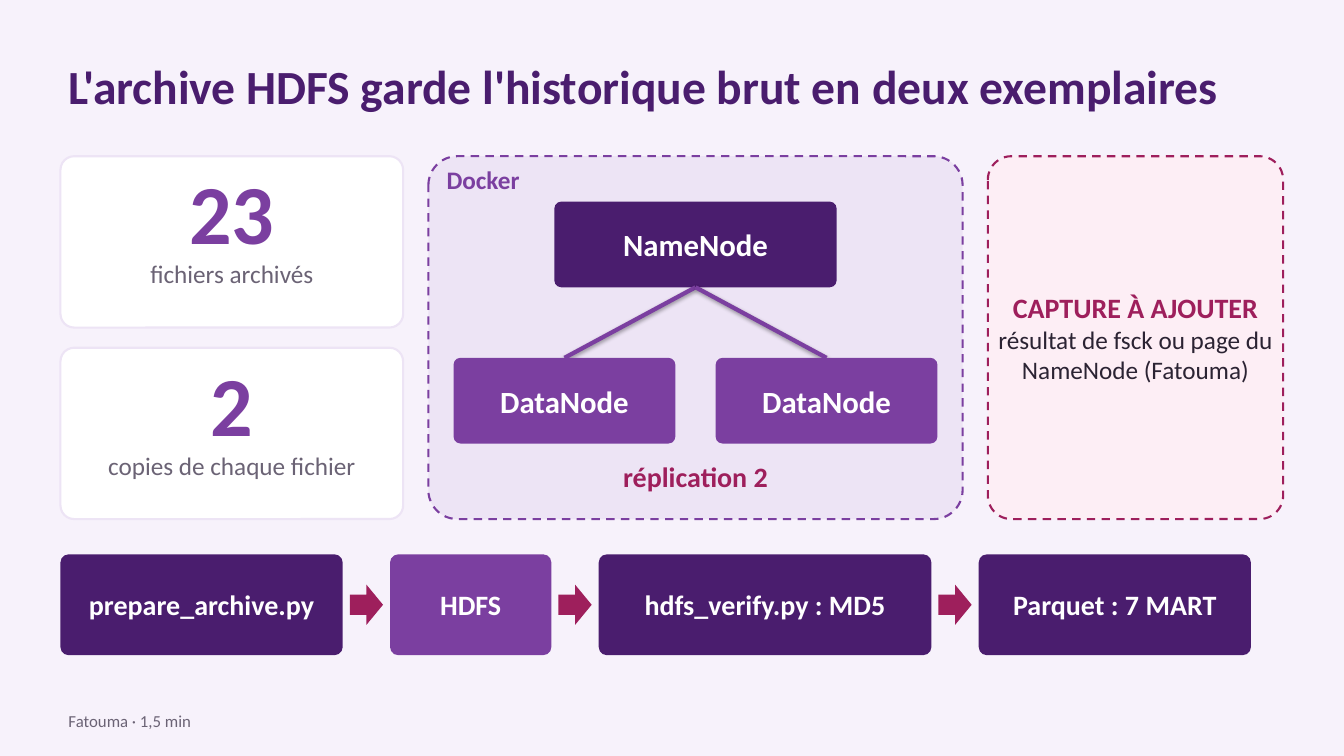
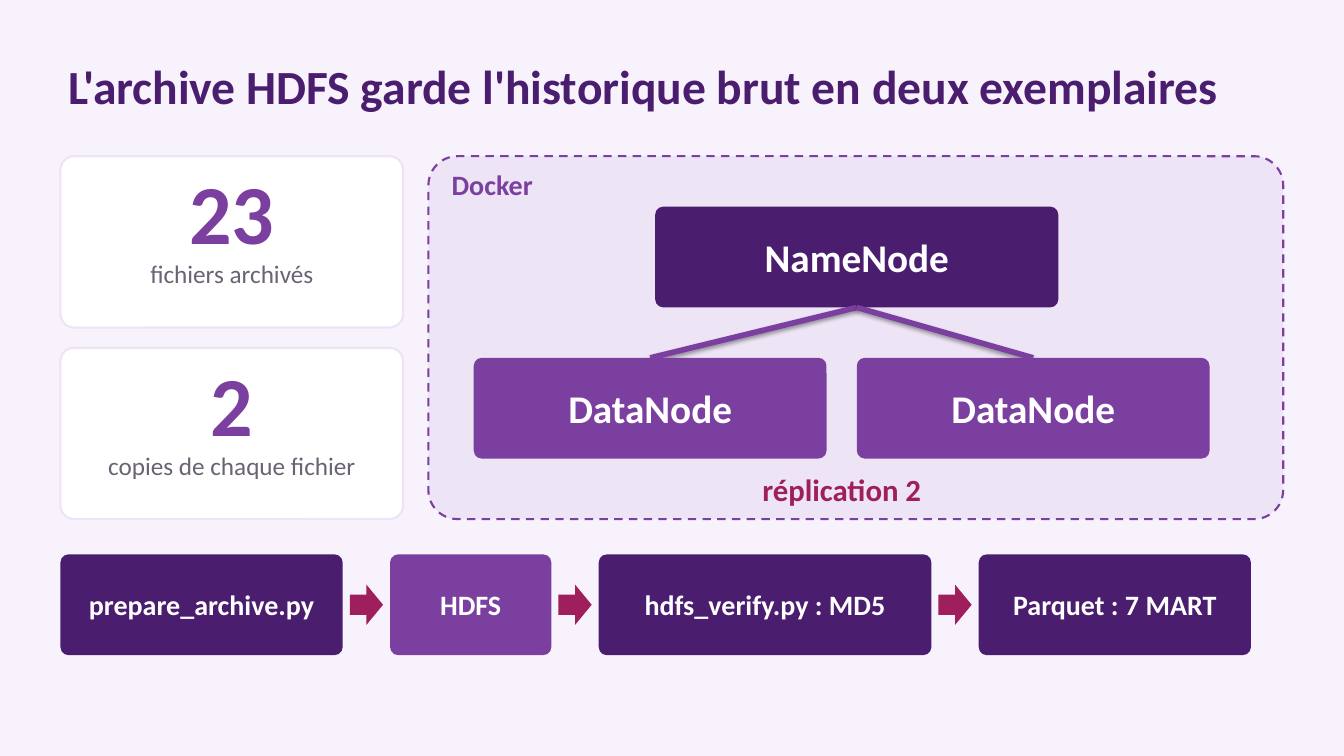
Before and after one commit to fatouu50/Port-Safety-Incident-Analytics-M2-IAMD-Gestion-des-Donn-es-Massives-, a slide deck: slide 8 of 09_PRESENTATION/presentation_projet11.pptx (slide 9 before the commit). Drawn at 1344x756 pixels with LibreOffice and Linux fonts; fonts in the diff are those of the drawing. Boxes give left, top, right and bottom in pixels: in the first picture for what was removed or moved away, otherwise in the second. Text is boxed around its words. In the diff, an @@ line names an element or a change of style, - is before the commit and + after.

```diff
--- a/09_PRESENTATION/presentation_projet11.pptx
+++ b/09_PRESENTATION/presentation_projet11.pptx
@@ rounded rectangle: place and size @@
-rounded rectangle at <box>429,156,963,519</box>
+rounded rectangle at <box>429,156,1284,519</box>
@@ text "Docker" at <box>452,175,533,195</box>: size 18 to 20 pt @@
@@ rounded rectangle removed at <box>988,156,1284,519</box> @@
@@ text "NameNode": place and size @@
-text "NameNode" at <box>623,234,768,257</box>
+text "NameNode" at <box>765,244,949,273</box>
@@ rounded rectangle: place and size @@
-rounded rectangle at <box>555,202,837,287</box>
+rounded rectangle at <box>655,207,1059,308</box>
@@ line removed from (696, 287) to (565, 358) @@
@@ text removed at <box>998,295,1272,383</box> @@
-CAPTURE À AJOUTER
-résultat de fsck ou page du NameNode (Fatouma)
@@ line moved from (696, 287) - (827, 358) to (857, 308) - (650, 358) @@
@@ line (857, 308) - (650, 358): stroke #7B3FA0 3 pt to #7B3FA0 4 pt @@
@@ line added from (857, 308) to (1033, 358), #7B3FA0 4 pt @@
@@ text "DataNode": place and size @@
-text "DataNode" at <box>500,391,629,413</box>
+text "DataNode" at <box>568,395,732,424</box>
@@ rounded rectangle: place and size @@
-rounded rectangle at <box>454,358,676,444</box>
+rounded rectangle at <box>474,358,827,459</box>
@@ size 22 to 28 pt in 3 elements at <box>568,395,732,424</box>, <box>765,244,949,273</box>, <box>951,395,1115,424</box> @@
@@ text "DataNode": place and size @@
-text "DataNode" at <box>762,391,891,413</box>
+text "DataNode" at <box>951,395,1115,424</box>
@@ rounded rectangle: place and size @@
-rounded rectangle at <box>716,358,938,444</box>
+rounded rectangle at <box>857,358,1210,459</box>
@@ text "réplication 2": place and size @@
-text "réplication 2" at <box>623,467,768,492</box>
+text "réplication 2" at <box>762,479,921,506</box>
@@ text "réplication 2" at <box>762,479,921,506</box>: size 20 to 22 pt @@
@@ text removed at <box>68,715,191,729</box> @@
-Fatouma · 1,5 min
```
Also in this commit, not shown: 9 other slides changed, 1 slide added, 1 slide removed.
